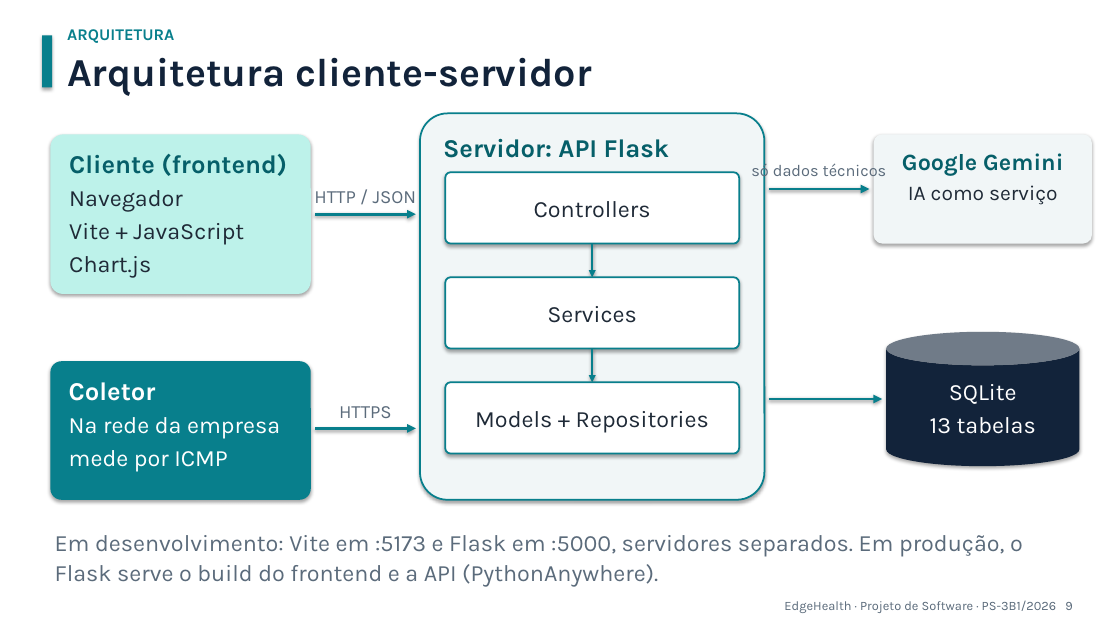
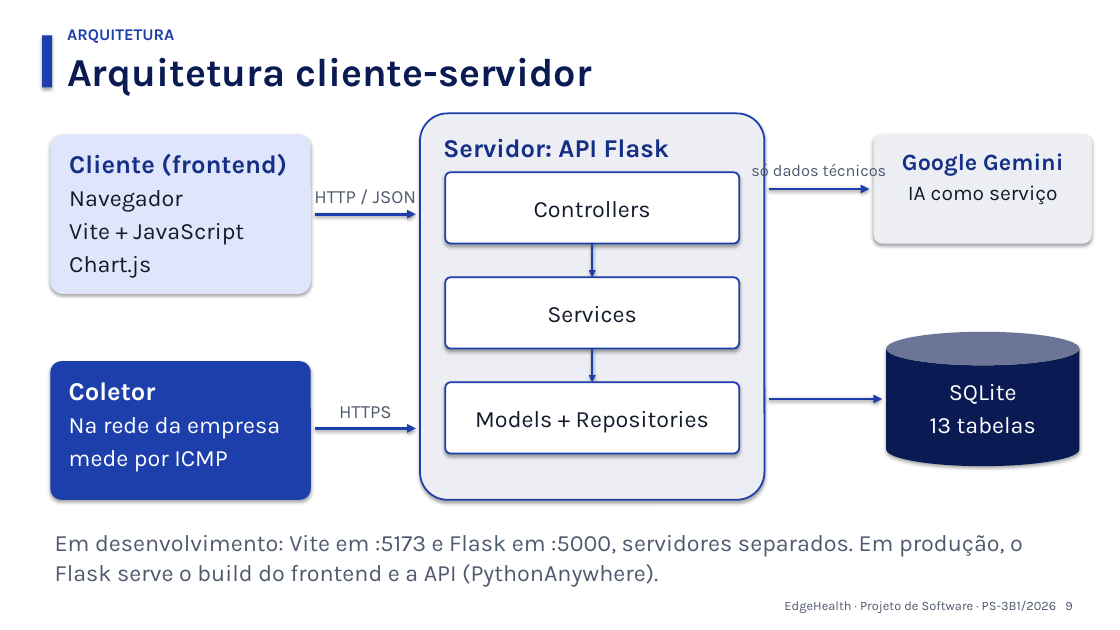
Before and after one commit to MarceloRodriguesDoNascimento/EdgeHealth, a slide deck: slide 9 of apresentacao/EdgeHealth_Apresentacao_Final.pptx. Drawn at 1120x630 pixels with LibreOffice and Linux fonts; fonts in the diff are those of the drawing. Boxes give left, top, right and bottom in pixels: in the first picture for what was removed or moved away, otherwise in the second. Text is boxed around its words. In the diff, an @@ line names an element or a change of style, - is before the commit and + after.

```diff
--- a/apresentacao/EdgeHealth_Apresentacao_Final.pptx
+++ b/apresentacao/EdgeHealth_Apresentacao_Final.pptx
@@ text "ARQUITETURA" at [67,29,174,43]: text colour #087F8C to #1C3FAB @@
@@ rectangle at [42,35,52,87]: fill #087F8C to #1C3FAB @@
@@ text "Arquitetura cliente-servidor" at [67,57,591,96]: text colour #12233A to #0A1A52 @@
@@ rounded rectangle "Servidor: API Flask" at [420,113,765,500]: text colour #065F69 to #142F85; fill #F1F6F7 to #ECEEF3; outline #087F8C 1.5 pt to #1C3FAB 1.5 pt @@
@@ rounded rectangle "Cliente (frontend)" at [50,134,311,294]: text colour #065F69 to #142F85 in "Cliente (frontend)"; text colour #1F2A37 to #131A2B in "Navegador", "Vite + JavaScript", "Chart.js"; fill #BDF2EA to #DFE6FB @@
@@ rounded rectangle "Google Gemini" at [874,134,1092,244]: text colour #065F69 to #142F85 in "Google Gemini"; text colour #1F2A37 to #131A2B in "IA como serviço"; fill #F1F6F7 to #ECEEF3 @@
@@ arrow (769, 189) - (870, 189): stroke #087F8C 2.5 pt to #1C3FAB 2.5 pt @@
@@ arrow (315, 214) - (416, 214): stroke #087F8C 2.5 pt to #1C3FAB 2.5 pt @@
@@ arrow (592, 244) - (592, 277): stroke #087F8C 2 pt to #1C3FAB 2 pt @@
@@ arrow (592, 349) - (592, 382): stroke #087F8C 2 pt to #1C3FAB 2 pt @@
@@ cylinder "SQLite" at [886,332,1080,466]: fill #12233A to #0A1A52 @@
@@ rounded rectangle "Coletor" at [50,361,311,500]: fill #087F8C to #1C3FAB @@
@@ text colour #1F2A37 to #131A2B; outline #087F8C 1.5 pt to #1C3FAB 1.5 pt in 3 elements at [445,172,739,244], [445,277,739,349], [445,382,739,454] @@
@@ arrow (769, 399) - (882, 399): stroke #087F8C 2.5 pt to #1C3FAB 2.5 pt @@
@@ arrow (315, 429) - (416, 429): stroke #087F8C 2.5 pt to #1C3FAB 2.5 pt @@
@@ text colour #5B6B7B to #505A6E in 5 elements at [784,600,1072,613], [314,191,416,203], [339,406,392,418], [751,161,887,180], [55,535,1023,587] @@
```
Also in this commit, not shown: 15 other slides changed, 41 other files.
